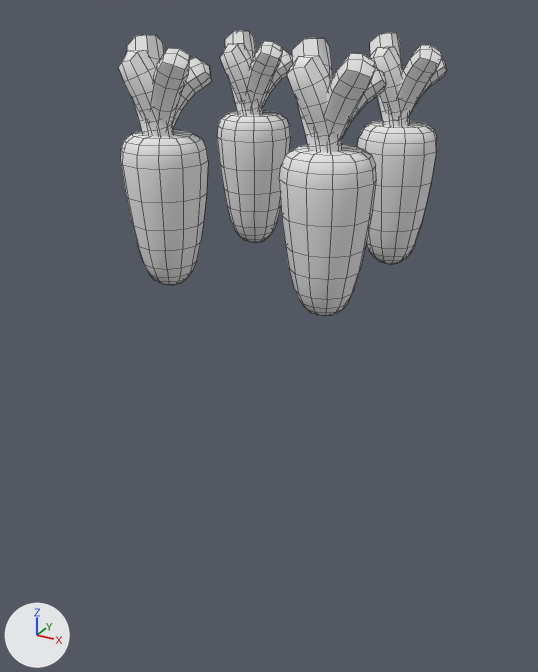
The OBJ model MiniFarm/Models/carrot.obj: old version first, new version second.
Camera for both pictures: a 50 mm lens placed at (2.04, -3.9, 1.24), pointed at (-0.04, -0.12, -0.65). Lighting does not change. The marker at lower left points along +X, +Y and +Z. The first picture is the older version. Mesh edges are drawn as thin lines. Where no turn or scale is listed for an object, it has been applied to the vertices.

Objects in the first picture: 'Farm_Crop_Carrot_Step_03'.
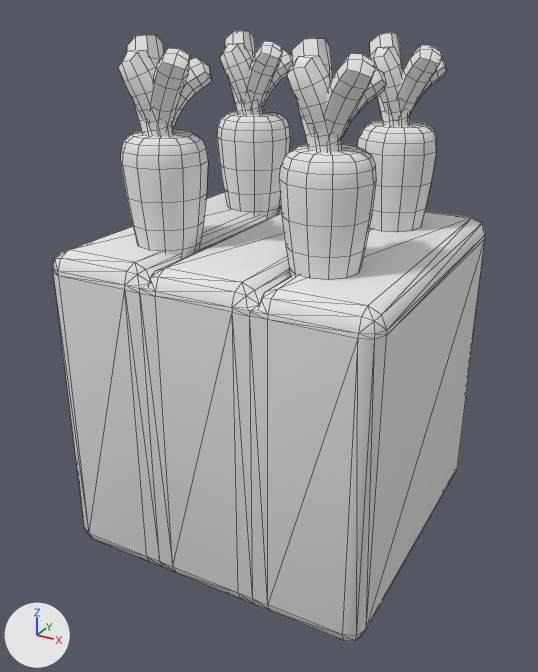
The newer file is also turned or shifted as a whole; pictures and numbers use the older file's frame.

Boxes [x1, y1, x2, y2] around the edits, measured in the pictures (538 x 672 px):
'_3D_Tile_Farm_Field_01', added: after [53, 192, 485, 642]

The edits, one by one:
Material 'Color_Palette_01.007' (mat_color_palette_01_007) is new.
Its base color is (0.8, 0.8, 0.8) (white #e7e7e7).
Its roughness is 1.0.
Mesh me_3d_tile_farm_field_01 is new.
It has 172 vertices, 340 faces and spans x -1.0..1.0, y -1.0..1.0, z 0.0..2.0.
It uses material mat_color_palette_01_007 (white #e7e7e7).
Object '_3D_Tile_Farm_Field_01' (ob_3d_tile_farm_field_01) is new; it shows me_3d_tile_farm_field_01.
Its location is (0.0, 0.0, -2.0).
